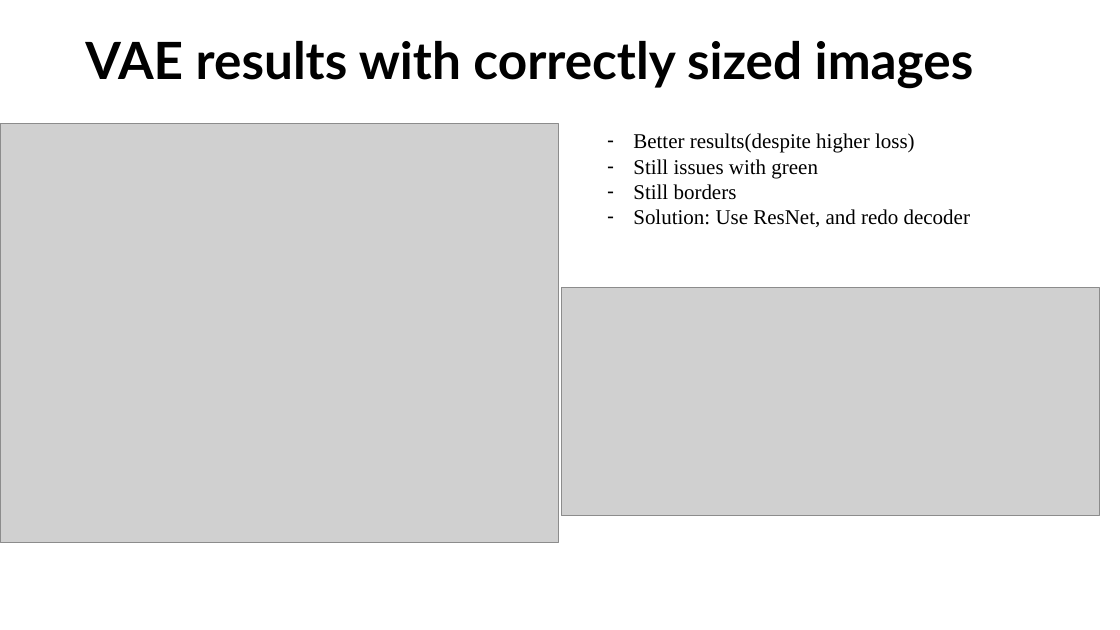
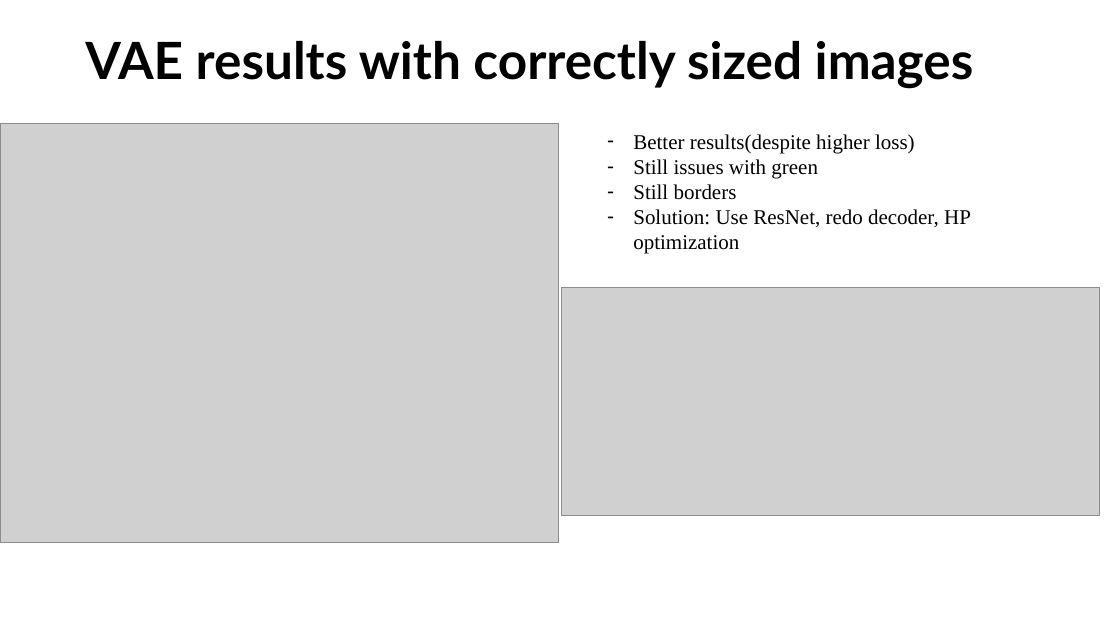
Before and after one commit to JakobFugl/scrandle_ml_project, a slide deck: slide 5 of Chris_workspace/Chris slides.pptx. Drawn at 1120x630 pixels with LibreOffice and Linux fonts; fonts in the diff are those of the drawing; grey boxes stand for pictures. Boxes give left, top, right and bottom in pixels: in the first picture for what was removed or moved away, otherwise in the second. Text is boxed around its words. In the diff, an @@ line names an element or a change of style, - is before the commit and + after.

```diff
--- a/Chris_workspace/Chris slides.pptx
+++ b/Chris_workspace/Chris slides.pptx
@@ text at (x1=633, y1=209, x2=971, y2=254): text changed @@
-– Solution: Use ResNet, and redo decoder
+– Solution: Use ResNet, redo decoder, HP optimization
```
Also in this commit, not shown: 3 other slides changed, 2 slides added, 2 other files.
